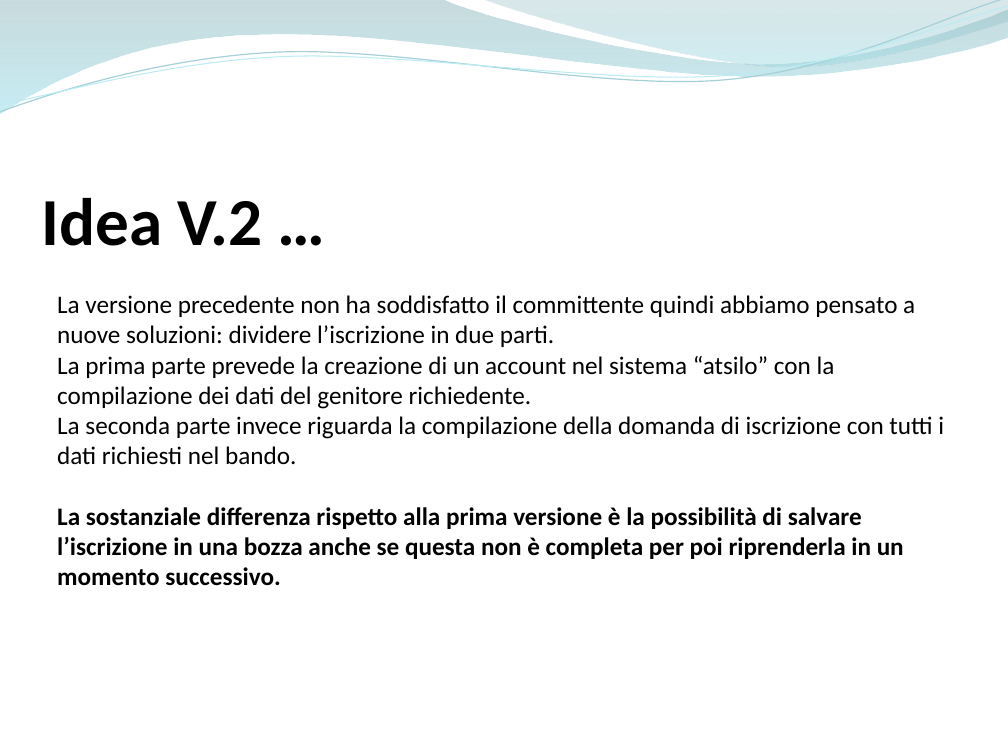
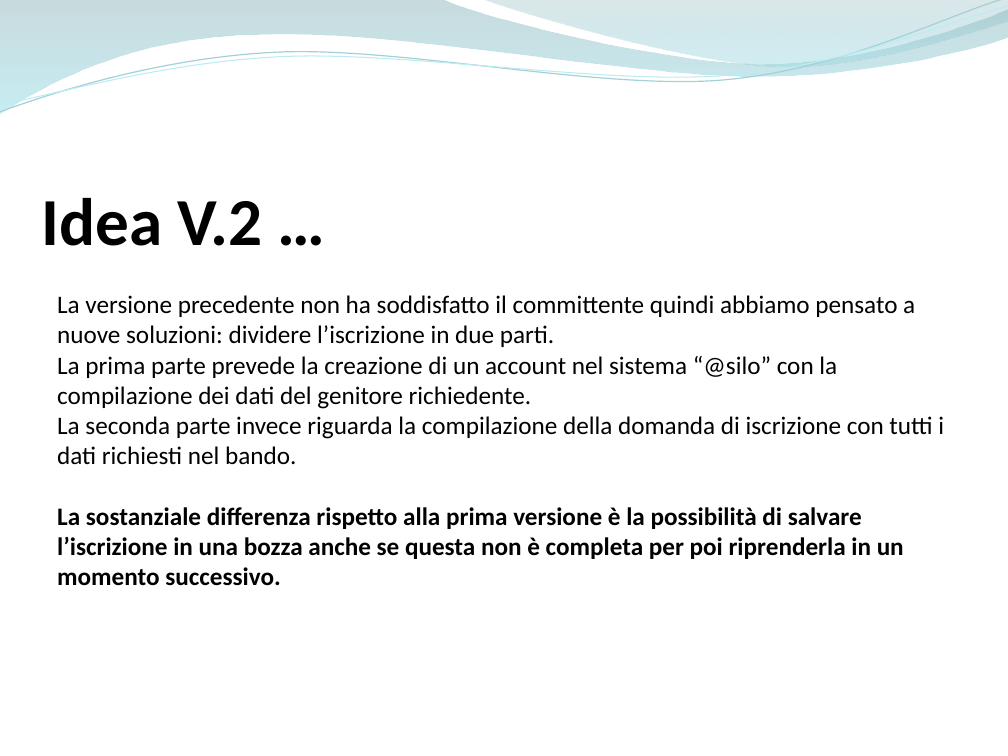
Before and after one commit to ammirate/at-silo, a slide deck: slide 7 of Presentazione/Atsilo1/Barba/Atsilo_A_PresentazioneAntonio Barba.pptx. Drawn at 1008x756 pixels with LibreOffice and Linux fonts; fonts in the diff are those of the drawing. Boxes give left, top, right and bottom in pixels: in the first picture for what was removed or moved away, otherwise in the second. Text is boxed around its words. In the diff, an @@ line names an element or a change of style, - is before the commit and + after.

```diff
--- a/Presentazione/Atsilo1/Barba/Atsilo_A_PresentazioneAntonio Barba.pptx
+++ b/Presentazione/Atsilo1/Barba/Atsilo_A_PresentazioneAntonio Barba.pptx
@@ text at [57,356,837,409]: text changed @@
-La prima parte prevede la creazione di un account nel sistema “atsilo” con la compilazione dei dati del genitore richiedente.
+La prima parte prevede la creazione di un account nel sistema “@silo” con la compilazione dei dati del genitore richiedente.
```
Also in this commit, not shown: 3 other slides changed.
